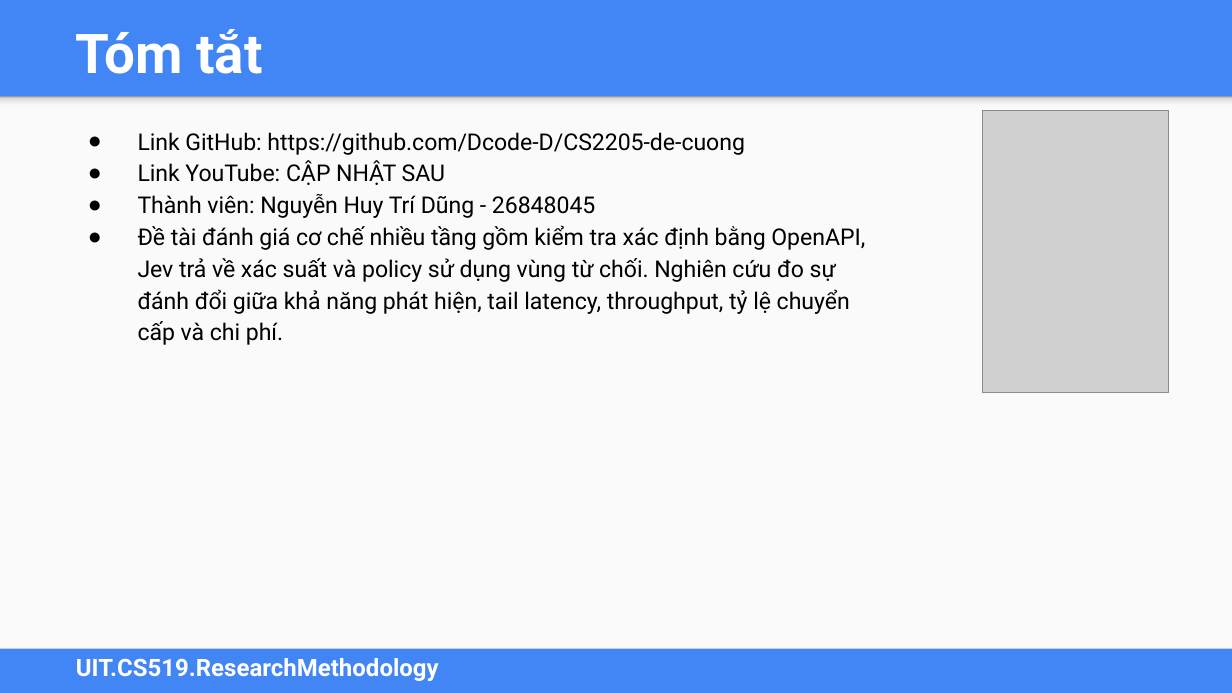
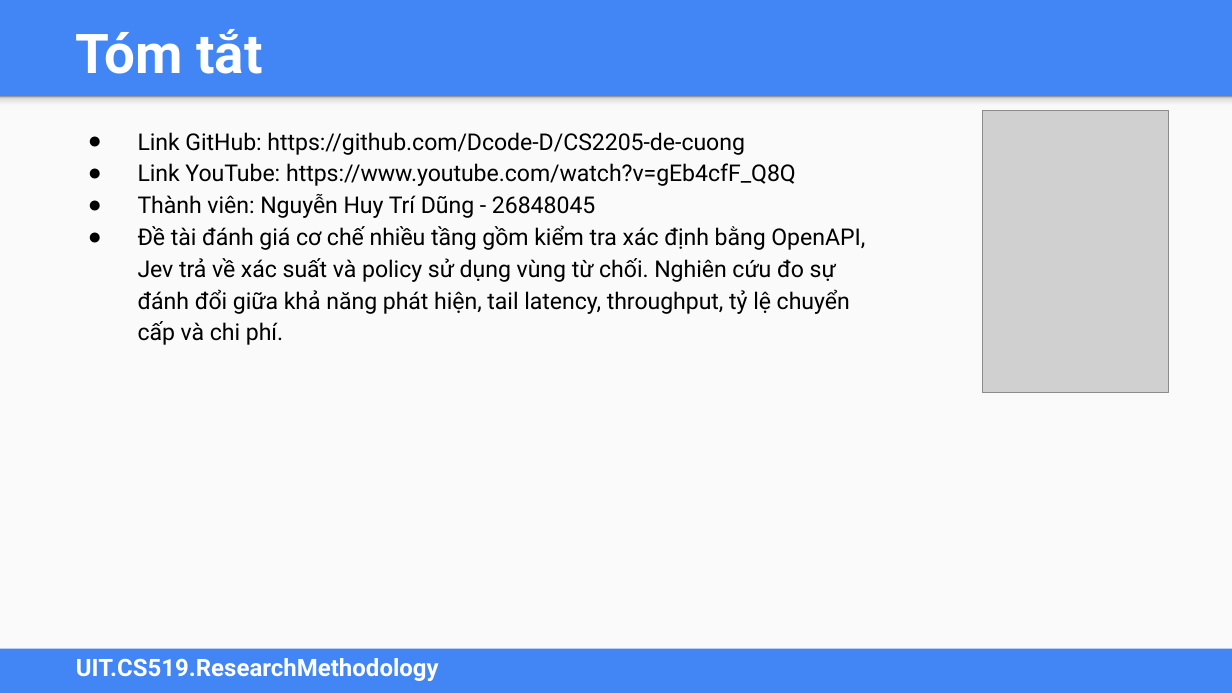
Before and after one commit to Dcode-D/CS2205-de-cuong, a slide deck: slide 4 of CS2205_API_Injection_DeCuong_Slides.pptx. Drawn at 1232x693 pixels with LibreOffice and Linux fonts; fonts in the diff are those of the drawing; grey boxes stand for pictures. Boxes give left, top, right and bottom in pixels: in the first picture for what was removed or moved away, otherwise in the second. Text is boxed around its words. In the diff, an @@ line names an element or a change of style, - is before the commit and + after.

```diff
--- a/CS2205_API_Injection_DeCuong_Slides.pptx
+++ b/CS2205_API_Injection_DeCuong_Slides.pptx
@@ text at (138, 163, 796, 186): text changed @@
-● Link YouTube: CẬP NHẬT SAU
+● Link YouTube: https://www.youtube.com/watch?v=gEb4cfF_Q8Q
```
Also in this commit, not shown: 3 other files.
